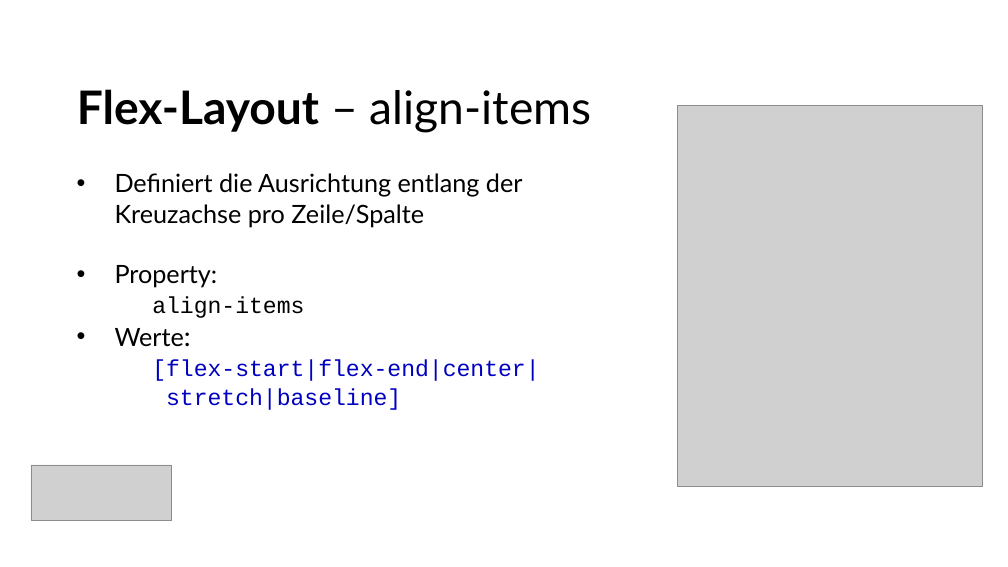
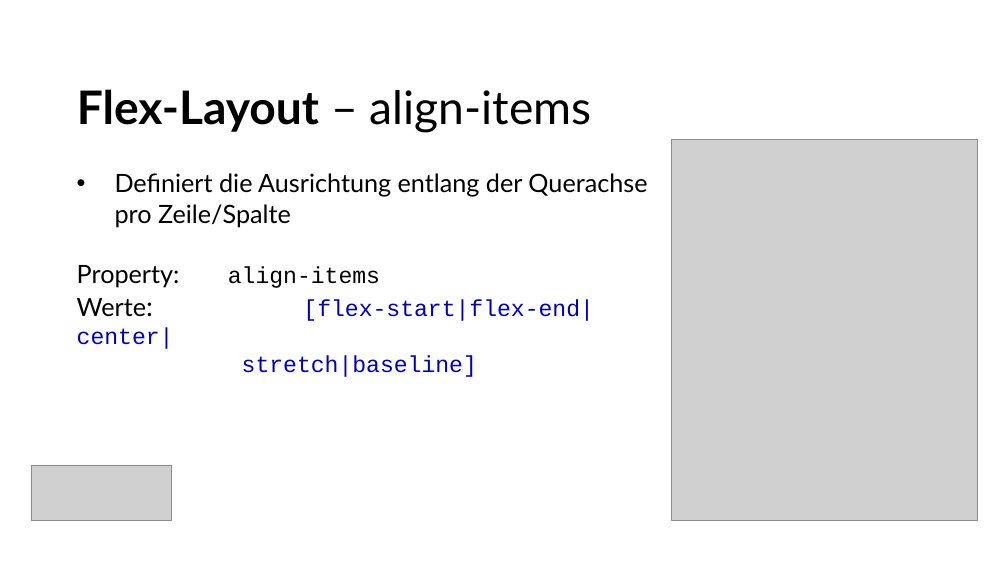
Before and after one commit to betera/css_layout, a slide deck: slide 29 of CSS_Layout.pptx. Drawn at 1008x567 pixels with LibreOffice and Linux fonts; fonts in the diff are those of the drawing; grey boxes stand for pictures; background and template pictures are left out. Boxes give left, top, right and bottom in pixels: in the first picture for what was removed or moved away, otherwise in the second. Text is boxed around its words. In the diff, an @@ line names an element or a change of style, - is before the commit and + after.

```diff
--- a/CSS_Layout.pptx
+++ b/CSS_Layout.pptx
@@ picture: place and size @@
-picture at bbox=[678, 106, 983, 487]
+picture at bbox=[672, 140, 978, 521]
@@ text at bbox=[77, 173, 647, 349]: text changed @@
-• Definiert die Ausrichtung entlang der Kreuzachse pro Zeile/Spalte
-• Property:
-align-items
-• Werte:
-[flex-start|flex-end|center|
+• Definiert die Ausrichtung entlang der Querachse pro Zeile/Spalte
+Property: align-items
+Werte: [flex-start|flex-end|center|
```
Also in this commit, not shown: 17 other slides changed, 11 slides added, 20 other files.
